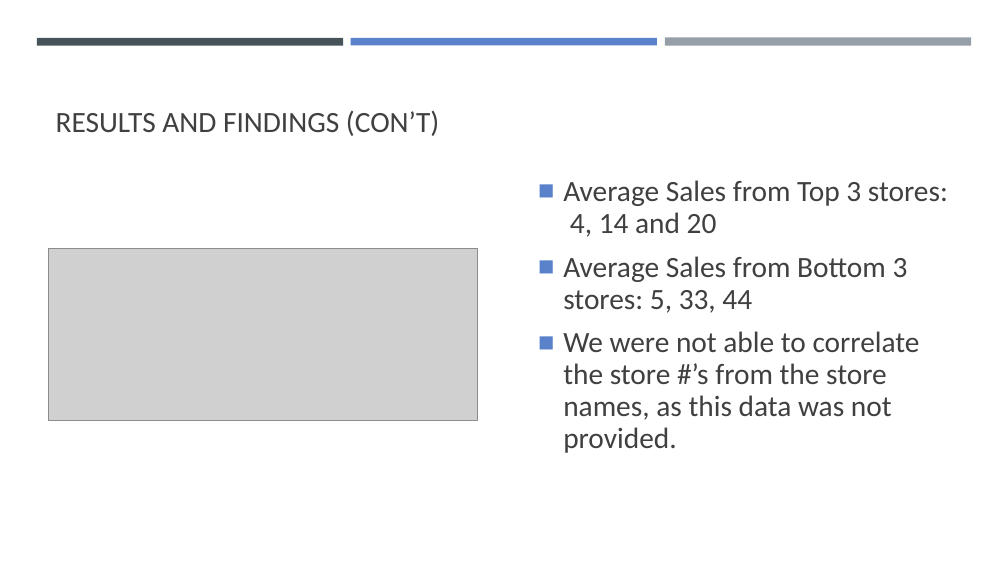
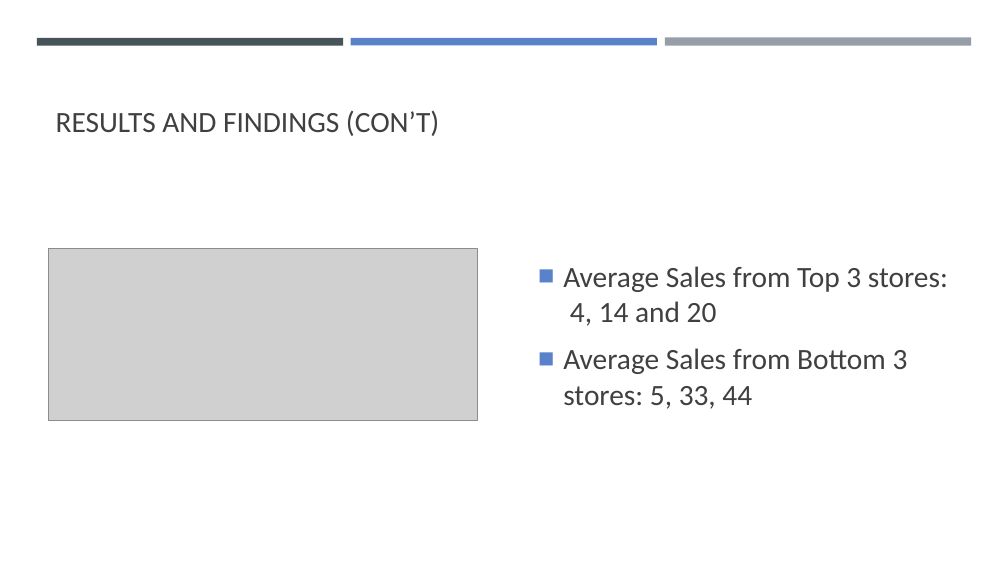
Before and after one commit to tbhaijee/Walmart-Sales-Predications, a slide deck: slide 14 of Project 1 PPT Slides.pptx. Drawn at 1008x567 pixels with LibreOffice and Linux fonts; fonts in the diff are those of the drawing; grey boxes stand for pictures. Boxes give left, top, right and bottom in pixels: in the first picture for what was removed or moved away, otherwise in the second. Text is boxed around its words. In the diff, an @@ line names an element or a change of style, - is before the commit and + after.

Commit message:
submitting V1.3 updated PPT slides

```diff
--- a/Project 1 PPT Slides.pptx
+++ b/Project 1 PPT Slides.pptx
@@ text "Average Sales from Top 3 ..." at [563, 266, 948, 409]: line spacing 0.9 to 1 @@
@@ text at [563, 331, 920, 453]: paragraph removed @@
-■ We were not able to correlate the store #’s from the store names, as this data was not provided.
```
